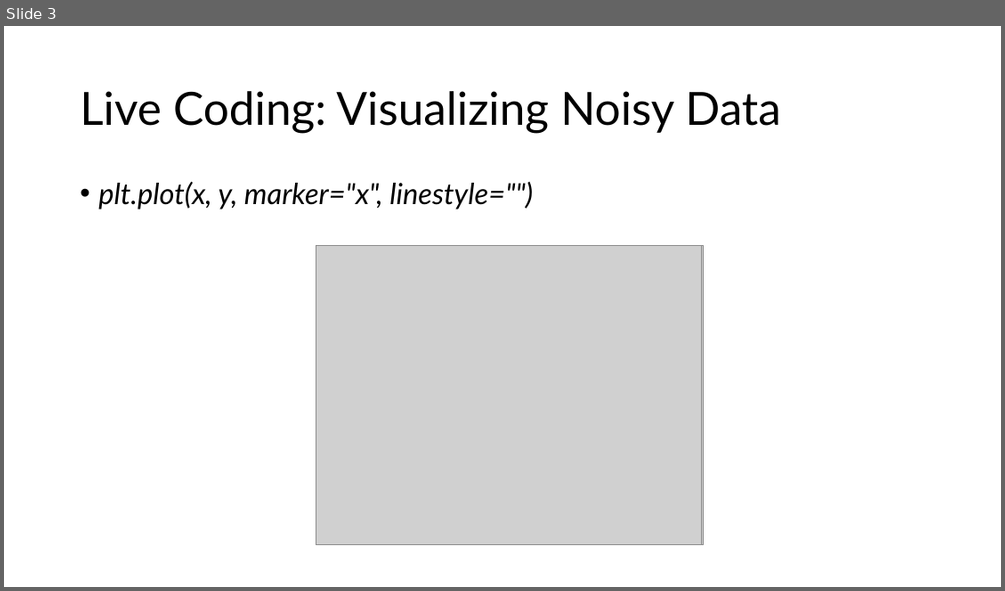
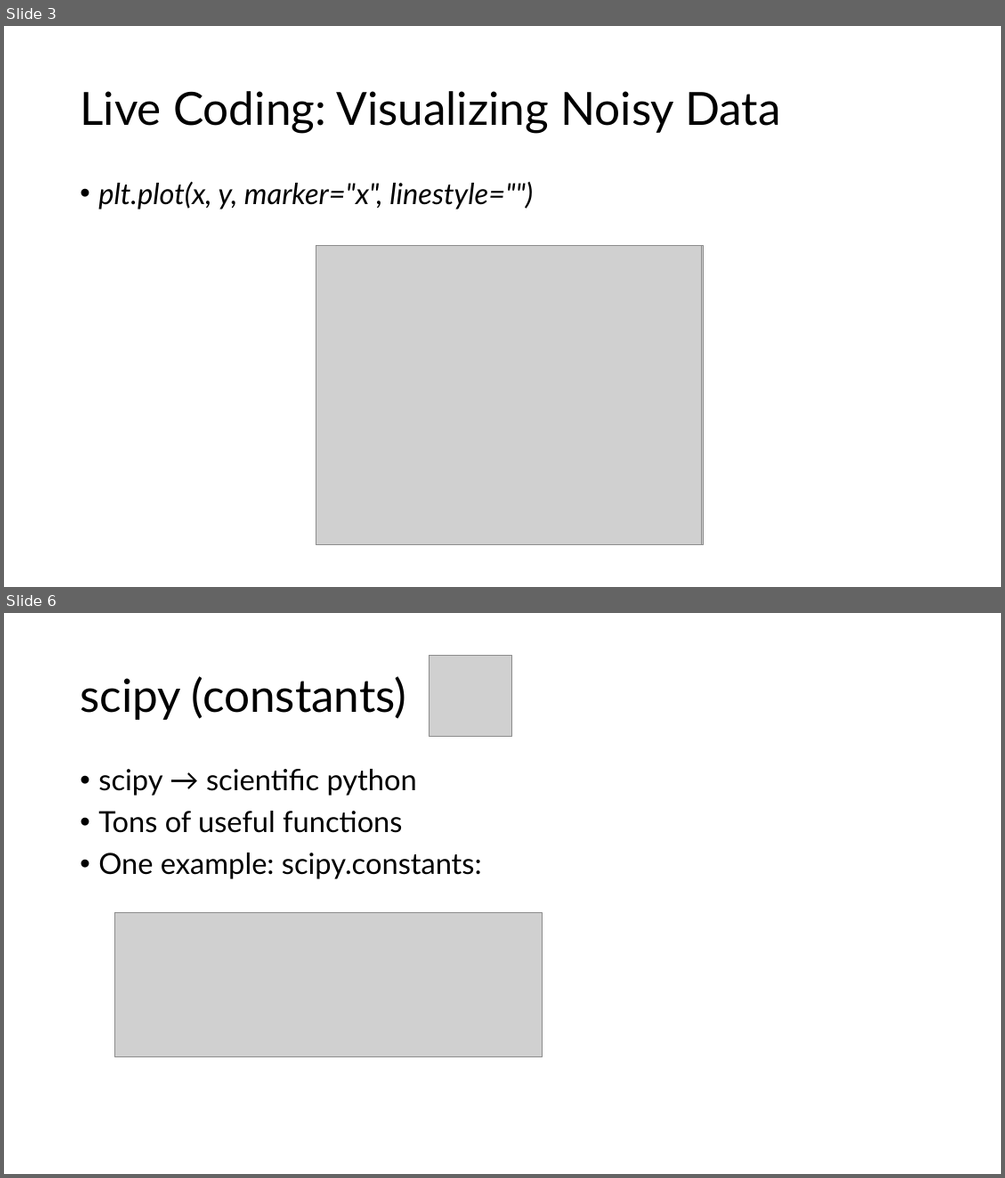
Before and after one commit to jonathanbollig/pycophy, a slide deck: Lecture Resources/Lecture Powerpoints/Chunk 12 - Scipy and Linear Regressions.pptx. Shown one above the other, each under a label of ours: slide 3 before the commit, slides 3 and 6 after it; the slides between them are not shown. The pictures are 1005x591 and 1005x1178 pixels, drawn with LibreOffice and Linux fonts; fonts in the diff are those of the drawing; grey boxes stand for pictures. Boxes give left, top, right and bottom in pixels: in the first picture for what was removed or moved away, otherwise in the second. Text is boxed around its words. In the diff, an @@ line names an element or a change of style, - is before the commit and + after.

```diff
--- a/Lecture Resources/Lecture Powerpoints/Chunk 12 - Scipy and Linear Regressions.pptx
+++ b/Lecture Resources/Lecture Powerpoints/Chunk 12 - Scipy and Linear Regressions.pptx
@@ slide 6 added at (4, 613, 1001, 1174), background #FFFFFF @@
@@ picture added at (429, 656, 512, 736) @@
@@ title added at (80, 676, 407, 720), 44 pt, text #000000 @@
+scipy (constants)
@@ text added at (98, 769, 482, 879), 28 pt, text #000000 @@
+• scipy → scientific python
+• Tons of useful functions
+• One example: scipy.constants:
@@ picture added at (114, 913, 542, 1057) @@
```
Also in this commit, not shown: 2 slides changed, 3 other slides added, 1 slide removed, 4 other files.
